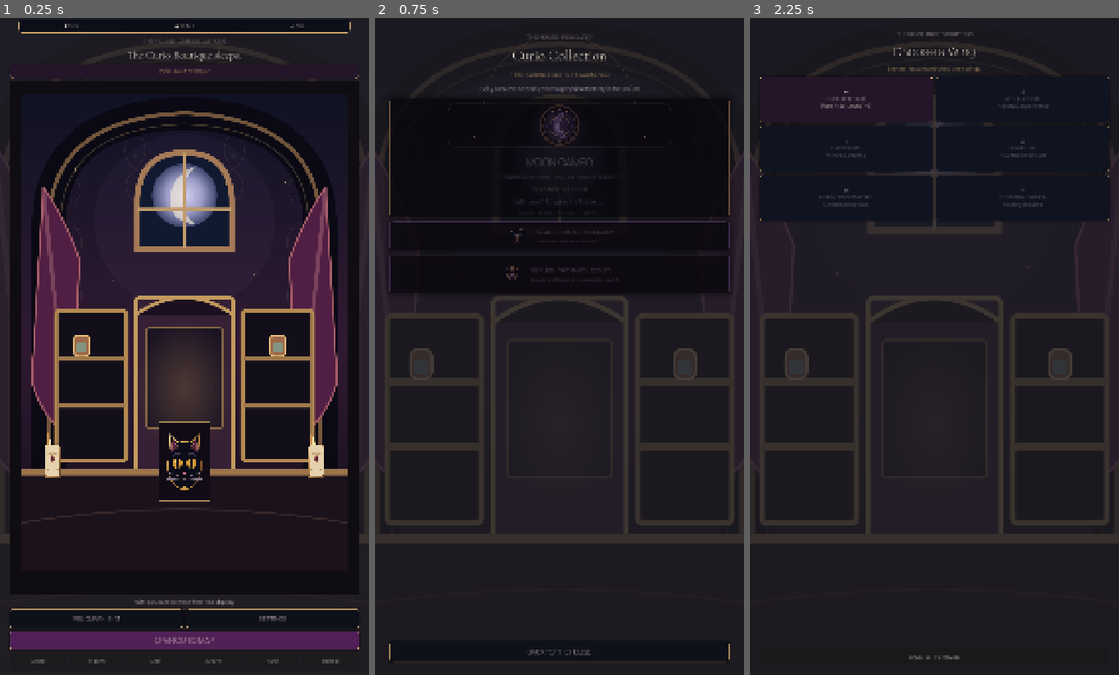
Above: before the commit, frames 1-3 (left to right).
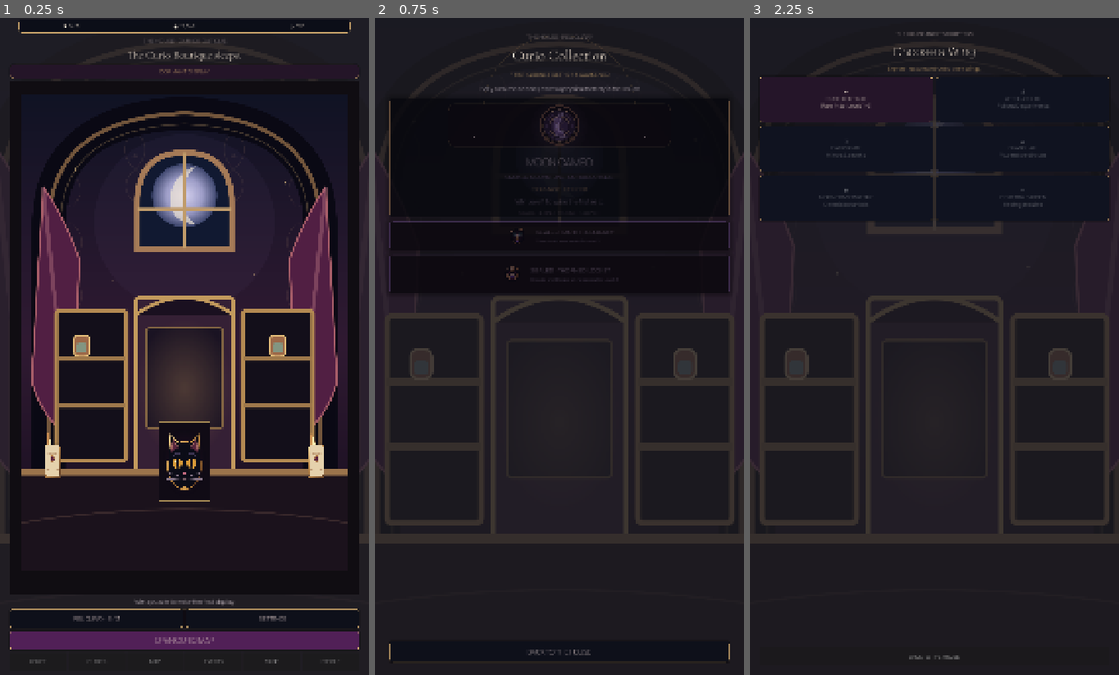
Above: after the commit, the same moments.

Repository: Jay-prodesign/akilta-match3
Game: Godot game, scene res://src/app/app_bootstrap.tscn
The game is run twice, just before and just after one commit, with the same random seed, the same clock (stepped at 60 frames per second) and the same inputs.
Inputs:
- Up to frame 1 (0.25 s): no input
- Up to frame 2 (0.75 s): click "RELIQUARY · 0 / 3" at 0.5 s
- Up to frame 3 (2.25 s): click "BACK TO THE HOUSE" at 1.25 s; click "OPEN CURIO MAP" at 2 s

The runs differ from the first frame. In frame 1, 0.1% of the frame differs, in the area x 8-92%, y 0-99%; in frame 2, nothing differs; in frame 3, nothing differs.

Commit message:
polish(house): improve bottom navigation and resource label legibility

Diff:
--- a/src/ui/home/house_home.gd
+++ b/src/ui/home/house_home.gd
@@ -98,7 +98,7 @@
 		button.text = String(entry["title"])
 		button.custom_minimum_size = Vector2(0, 54)
 		button.size_flags_horizontal = Control.SIZE_EXPAND_FILL
-		button.add_theme_font_size_override("font_size", 13)
+		button.add_theme_font_size_override("font_size", 15)
 		var action := String(entry["action"])
 		button.pressed.connect(func(): _navigate_dock(action))
 		dock.add_child(button)
@@ -139,6 +139,6 @@
 		label.horizontal_alignment = HORIZONTAL_ALIGNMENT_CENTER
 		label.vertical_alignment = VERTICAL_ALIGNMENT_CENTER
 		label.add_theme_color_override("font_color", Color("#F4E5D3"))
-		label.add_theme_font_size_override("font_size", 14)
+		label.add_theme_font_size_override("font_size", 16)
 		label.size_flags_horizontal = Control.SIZE_EXPAND_FILL
 		row.add_child(label)
